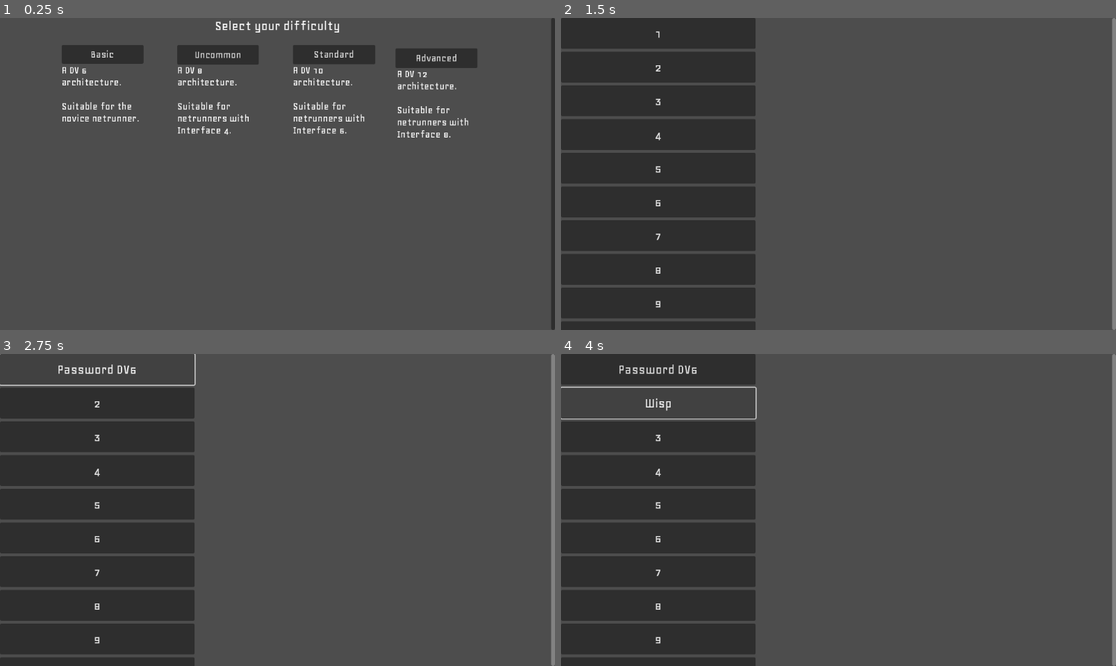
Above: before the commit, frames 1-4 (two rows, left to right).
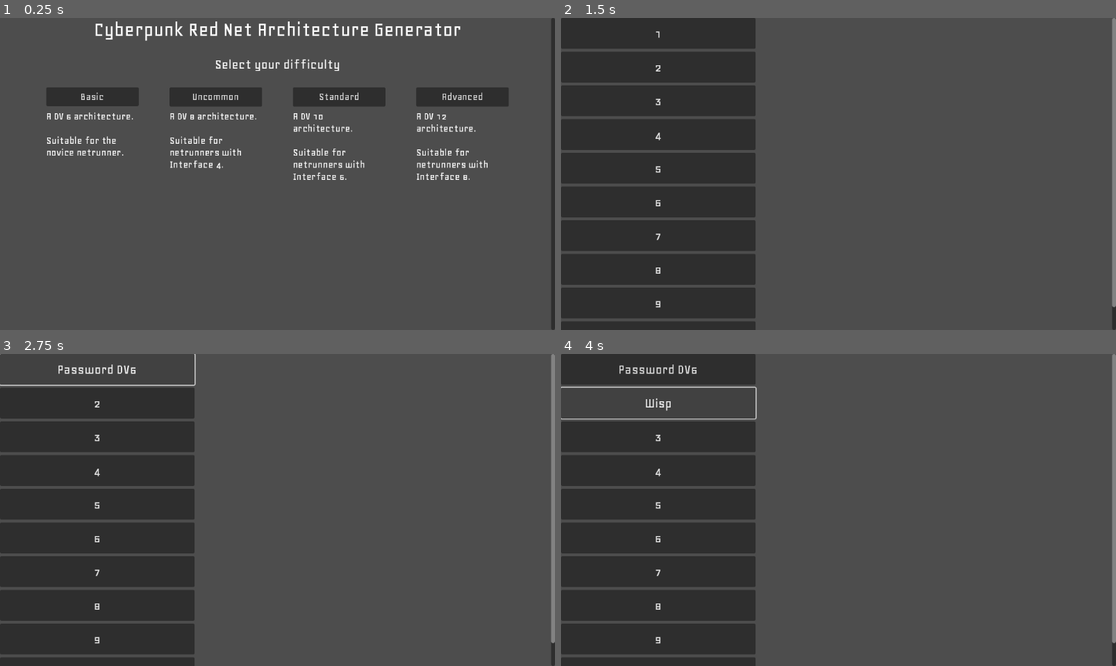
Above: after the commit, the same moments.

Repository: kcunning/cpr-netarch-generator
Game: Godot game, scene res://main.tscn
Same seed, same stepped clock (60 frames per second), same inputs: the game is played once before the commit and once after it.
Inputs:
- Up to frame 1 (0.25 s): no input
- Up to frame 2 (1.5 s): click "Basic" at 0.5 s; click "Generate Floors!" at 1.25 s
- Up to frame 3 (2.75 s): click "1" at 2 s
- Up to frame 4 (4 s): click "Password DV6" at 2.75 s; click "2" at 3.5 s

The runs differ from the first frame. In frame 1, 12% of the frame differs, in the area x 8-92%, y 0-52%; in frame 2, less than 0.1%; in frame 3, less than 0.1%; in frame 4, less than 0.1%.

Commit message:
Made some things look nicer

Diff:
--- a/main.gd
+++ b/main.gd
@@ -1,6 +1,6 @@
 # TODO:
 # ⏹️Branching
-# ⏹️Need to repeat certain nodes
+# ⏹️Need a way to do a new arch w/o restarting the app
 
 extends Node2D
 
@@ -123,7 +123,7 @@
 	floors_cont.add_child(fl)
 	# Now let's get the rest of the floors!
 	var used_nums = []
-	for i in floor_num - 2:
+	for i in floor_num - 1:
 		while true:
 			n = roll_dice(3, 6)
 			var val = curr_dv_table[n]
@@ -158,5 +158,4 @@
 func _on_generate_floors_pressed() -> void:
 	print("Generating floors...")
 	$DVContainer.queue_free()
-	#get_net_floors()
 	get_net_floors_dict()
--- a/main.tscn
+++ b/main.tscn
@@ -37,18 +37,19 @@
 
 [node name="DVLabel" type="RichTextLabel" parent="DVContainer"]
 layout_mode = 2
+offset_top = 80.0
 offset_right = 1153.0
-offset_bottom = 50.0
+offset_bottom = 130.0
 theme = SubResource("Theme_btpdj")
 bbcode_enabled = true
 text = "[center]Select your difficulty[/center]"
 
 [node name="Basic" type="Button" parent="DVContainer" groups=["dvselect"]]
 layout_mode = 2
-offset_left = 128.0
-offset_top = 56.0
-offset_right = 298.0
-offset_bottom = 95.0
+offset_left = 96.0
+offset_top = 144.0
+offset_right = 288.0
+offset_bottom = 183.0
 theme = SubResource("Theme_0xm2m")
 toggle_mode = true
 button_group = SubResource("ButtonGroup_0xm2m")
@@ -57,9 +58,9 @@
 [node name="Standard" type="Button" parent="DVContainer" groups=["dvselect"]]
 layout_mode = 2
 offset_left = 608.0
-offset_top = 56.0
-offset_right = 779.0
-offset_bottom = 96.0
+offset_top = 144.0
+offset_right = 800.0
+offset_bottom = 184.0
 theme = SubResource("Theme_0xm2m")
 toggle_mode = true
 button_group = SubResource("ButtonGroup_0xm2m")
@@ -67,10 +68,10 @@
 
 [node name="Uncommon" type="Button" parent="DVContainer" groups=["dvselect"]]
 layout_mode = 2
-offset_left = 368.0
-offset_top = 56.0
-offset_right = 537.0
-offset_bottom = 97.0
+offset_left = 352.0
+offset_top = 144.0
+offset_right = 544.0
+offset_bottom = 184.0
 theme = SubResource("Theme_0xm2m")
 toggle_mode = true
 button_group = SubResource("ButtonGroup_0xm2m")
@@ -78,10 +79,10 @@
 
 [node name="Advanced" type="Button" parent="DVContainer" groups=["dvselect"]]
 layout_mode = 2
-offset_left = 821.0
-offset_top = 63.0
-offset_right = 991.0
-offset_bottom = 104.0
+offset_left = 864.0
+offset_top = 144.0
+offset_right = 1056.0
+offset_bottom = 184.0
 theme = SubResource("Theme_0xm2m")
 toggle_mode = true
 button_group = SubResource("ButtonGroup_0xm2m")
@@ -89,10 +90,10 @@
 
 [node name="MoreInfoLabel" type="RichTextLabel" parent="DVContainer"]
 layout_mode = 2
-offset_left = 128.0
-offset_top = 96.0
-offset_right = 296.0
-offset_bottom = 232.0
+offset_left = 96.0
+offset_top = 192.0
+offset_right = 288.0
+offset_bottom = 328.0
 theme = SubResource("Theme_0xm2m")
 text = "A DV 6 architecture.
 
@@ -100,10 +101,10 @@
 
 [node name="MoreInfoLabel2" type="RichTextLabel" parent="DVContainer"]
 layout_mode = 2
-offset_left = 368.0
-offset_top = 96.0
-offset_right = 538.0
-offset_bottom = 264.0
+offset_left = 352.0
+offset_top = 192.0
+offset_right = 544.0
+offset_bottom = 360.0
 theme = SubResource("Theme_0xm2m")
 text = "A DV 8 architecture.
 
@@ -112,9 +113,9 @@
 [node name="MoreInfoLabel3" type="RichTextLabel" parent="DVContainer"]
 layout_mode = 2
 offset_left = 608.0
-offset_top = 96.0
-offset_right = 776.0
-offset_bottom = 256.0
+offset_top = 192.0
+offset_right = 800.0
+offset_bottom = 352.0
 theme = SubResource("Theme_0xm2m")
 text = "A DV 10 architecture.
 
@@ -122,10 +123,10 @@
 
 [node name="MoreInfoLabel4" type="RichTextLabel" parent="DVContainer"]
 layout_mode = 2
-offset_left = 824.0
-offset_top = 104.0
-offset_right = 992.0
-offset_bottom = 264.0
+offset_left = 864.0
+offset_top = 192.0
+offset_right = 1056.0
+offset_bottom = 352.0
 theme = SubResource("Theme_0xm2m")
 text = "A DV 12 architecture.
 
@@ -134,12 +135,21 @@
 [node name="GenerateFloors" type="Button" parent="DVContainer"]
 visible = false
 layout_mode = 2
-offset_left = 464.0
-offset_top = 345.0
-offset_right = 666.0
-offset_bottom = 401.0
+offset_left = 448.0
+offset_top = 384.0
+offset_right = 704.0
+offset_bottom = 448.0
 theme = SubResource("Theme_0xm2m")
+theme_override_font_sizes/font_size = 30
 text = "Generate Floors!"
+
+[node name="DVLabel2" type="RichTextLabel" parent="DVContainer"]
+offset_right = 1153.0
+offset_bottom = 64.0
+theme = SubResource("Theme_btpdj")
+theme_override_font_sizes/normal_font_size = 45
+bbcode_enabled = true
+text = "[center]Cyberpunk Red Net Architecture Generator[/center]"
 
 [node name="Camera2D" type="Camera2D" parent="."]
 position = Vector2(576, 324)
